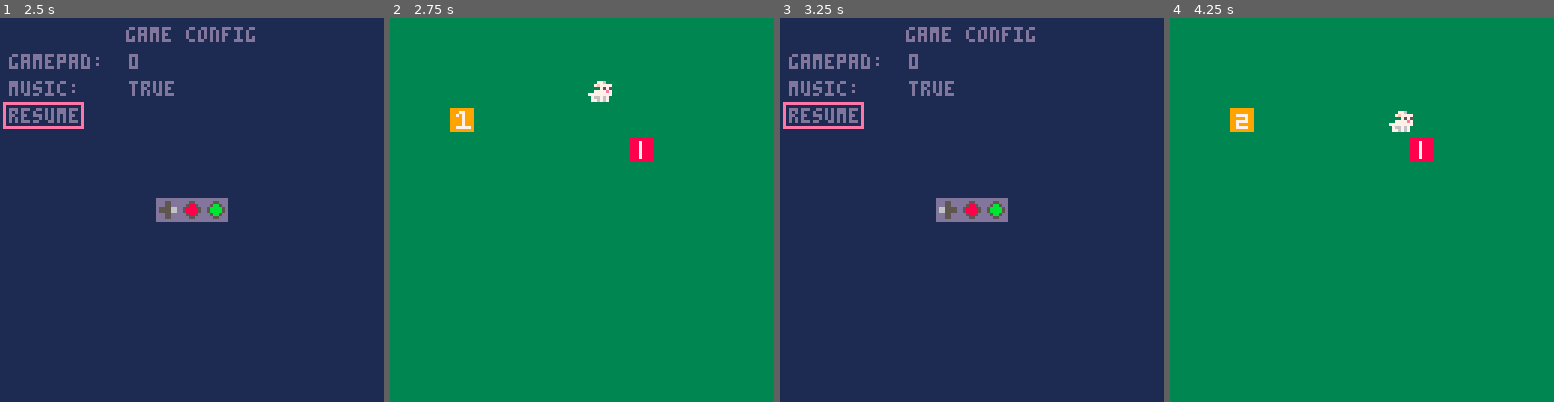
Above: before the commit, frames 1-4 (left to right).
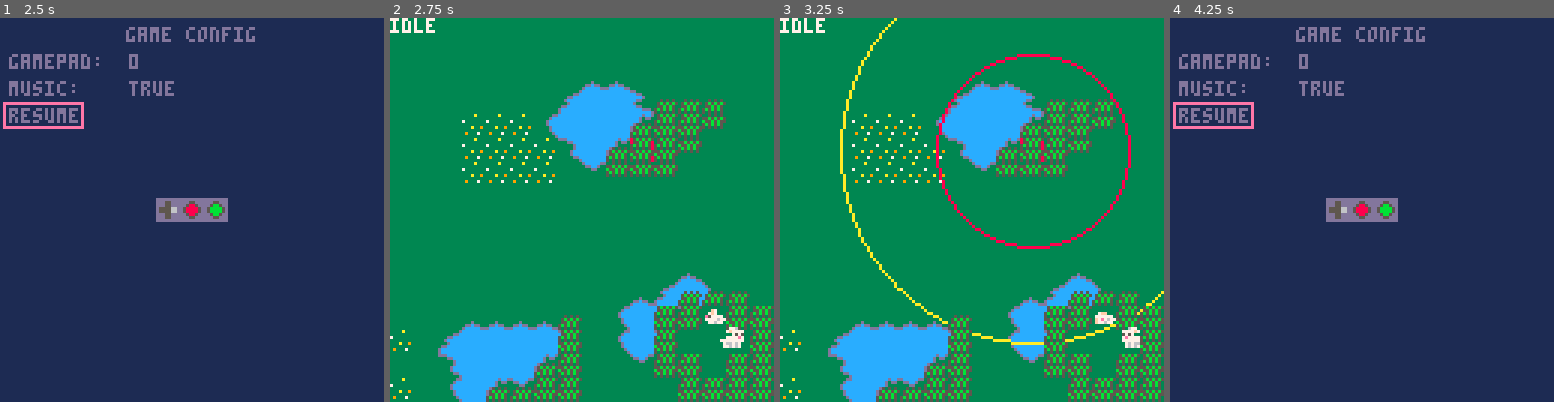
Above: after the commit, the same moments.

Repository: learnb/sleeping-bunnies
Game: PICO-8 cartridge sleeping-bunnies.p8
The game is run twice, just before and just after one commit, with the same random seed, the same clock (stepped at 60 frames per second) and the same inputs.
Inputs:
- Up to frame 1 (2.5 s): tap X (X key) at 0.33, 1.07, 1.85 s; tap O (Z key) at 0.7, 1.7, 2.1 s; hold Right 1.6-2.1 s; hold Up 2.15-2.42 s; hold Right from 2.47 s (still down)
- Up to frame 2 (2.75 s): keep holding Right; tap O (Z key) at 2.5 s
- Up to frame 3 (3.25 s): tap O (Z key) at 2.9 s; tap X (X key) at 2.97 s; release Right at 3.03 s; hold Left from 3.08 s (still down)
- Up to frame 4 (4.25 s): tap O (Z key) at 3.3, 3.7, 4.1 s; release Left at 3.58 s; hold Down 3.63-3.97 s; hold Right from 4.02 s (still down); tap X (X key) at 4.08 s

Frame 1 is identical in both runs. In frame 2, 21% of the frame differs, in the area x 0-100%, y 0-100%; in frame 3, 100%; in frame 4, 100%.

Commit message:
migrane day weee

Diff:
--- a/sleeping-bunnies.p8
+++ b/sleeping-bunnies.p8
@@ -13,7 +13,7 @@
   if paused then
     update_menu()
   else
-    if (btnp(5,pad)) then paused = not paused end
+    if (btn(4,pad) and btn(5,pad)) then paused = not paused end
     update_sim()
   end
 end
@@ -32,12 +32,23 @@
 end
 -->8
 function init_sim()
+  worldw = 128
+  worldh = 128
+
+  sniff_duration = 30*5
+  sniff_cooldown = 30*15
+  sniff_tick = 0
+  sniff_lock = false
+
+  -- rabbit
   rabbit = {}
-  rabbit.x = 60
-  rabbit.y = 20
+  rabbit.x = 104
+  rabbit.y = 102
   rabbit.hp = 100
   rabbit.speed = 1
   rabbit.radius = 4
+  rabbit.hidden = false
+  rabbit.sniff = false
 
   rabbit.move_sprites = {4, 5, 6, 5}
   rabbit.move_tick = 0
@@ -48,77 +59,222 @@
   rabbit.idle_tick = 0
   rabbit.idle_frame = 1
   rabbit.idle_step = 4
-  --rabbit.step = 4
   rabbit.state = "idle"
   rabbit.flip = false
 
+  -- bunnies
+  bun = {}
+  bun.x = 104
+  bun.y = 94
+  bun.radius = 12
+
+  bun.sprites = {16}
+  bun.tick = 0
+  bun.frame = 1
+  bun.step = 32
+
+  bun.idle_sprites = {17}
+  bun.idle_tick = 0
+  bun.idle_frame = 1
+  bun.idle_step = 16
+  bun.state = "idle"
+  bun.flip = false
+
+  -- predators
   fox = {}
-  fox.x = 20
-  fox.y = 30
-  fox.radius = 4
+  fox.x = 80
+  fox.y = 40
+  fox.aradius = 64
+  fox.cradius = 32
   fox.tick = 0
   fox.frame = 1
-  fox.step = 8
-  fox.sprites = {32, 33}
+  fox.step = 1
+  fox.sprites = {48, 49}
+  fox.state = "idle"
   fox.flip = false
-
-  food = {}
-  food.x = 80
-  food.y = 40
-  food.radius = 4
-  food.tick = 0
-  food.frame = 1
-  food.step = 1
-  food.sprites = {48, 49}
-  food.flip = false
 end
 
 function update_sim()
+  -- update sniff state
+  if (btnp(4, pad) and not sniff_lock) then
+    if (not rabbit.sniff) then
+      toggle_sniff_state()
+    end
+  end
+  if (rabbit.sniff or sniff_lock) then
+    sniff_tick = sniff_tick - 1
+    if (sniff_tick <= 0) then
+      if (sniff_lock) then -- end cooldown timer
+        sniff_lock = false
+      else -- end sniff effect
+        toggle_sniff_state()
+      end
+    end
+  end
+  -- update position
   moved = false
+  local t = {}
+  t.x = rabbit.x
+  t.y = rabbit.y
   if (btn(0,pad)) then -- btn left
     moved = true
-    rabbit.x=rabbit.x-1
+    t.x=t.x-1
+    if (not cmap(t)) then rabbit.x = t.x end
+    t.x = rabbit.x
     rabbit.flip = false
   end
   if (btn(1,pad)) then -- btn right
     moved = true
-    rabbit.x=rabbit.x+1
+    t.x=t.x+1
+    if (not cmap(t)) then rabbit.x = t.x end
+    t.x = rabbit.x
     rabbit.flip = true
   end
   if (btn(2,pad)) then -- btn down
     moved = true
-    rabbit.y=rabbit.y-1
+    t.y=t.y-1
+    if (not cmap(t)) then rabbit.y = t.y end
+    t.y = rabbit.y
   end
   if (btn(3,pad)) then -- btn up
     moved = true
-    rabbit.y=rabbit.y+1
-  end
+    t.y=t.y+1
+    if (not cmap(t)) then rabbit.y = t.y end
+  end
+  -- update animation state
   if (moved and rabbit.state == "idle") then
-    rabbit_change_state("move")
+    rabbit_change_anim_state("move")
   elseif (not moved and rabbit.state == "move") then
-    rabbit_change_state("idle")
+    rabbit_change_anim_state("idle")
   end
   if (rabbit.state == "idle") then ent_anim_idle(rabbit) end
   if (rabbit.state == "move") then ent_anim_move(rabbit) end
-  ent_anim(fox)
+  -- update hidden state
+  if (rabbit.hidden) then
+    if (not cgrass(rabbit)) then
+      -- exit hidden state
+      rabbit_change_hidden_state(false)
+    end
+  else
+    if (cgrass(rabbit)) then
+      -- enter hidden state
+      rabbit_change_hidden_state(true)
+    end
+  end
+  -- update bunnies
+  if (ent_dist(rabbit, bun) <= bun.radius) then
+    bun.state = ""
+  else
+    bun.state = "idle"
+  end
+  -- update predators
+  if (fox.state == "idle") then
+    if (ent_dist(rabbit, fox) <= fox.aradius) then
+      fox.state = "alert"
+    end
+  elseif (fox.state == "alert") then
+    if (ent_dist(rabbit, fox) > fox.aradius) then
+      fox.state = "idle"
+    elseif (not rabbit.hidden) then
+      if (ent_dist(rabbit, fox) <= fox.cradius) then
+        fox.state = "chase"
+      end
+    end
+  elseif (fox.state == "chase") then
+    if (rabbit.hidden) then
+      fox.state = "alert"
+    end
+  end
 end
 
 function draw_sim()
-  map(0,0,0,0,16,16)
+  -- background map layer
+  rectfill(0,0, 127,127, 3)
+  -- main map layer
+  map(0,0, 0,0, 16,16, 0x80)
+  -- bottom of entities
+  if (bun.state == "idle") then ent_draw_idle(bun)
+  else ent_draw(bun) end
   ent_draw(fox)
-  ent_draw(food)
-  if (rabbit.state == "idle") then ent_draw_idle(rabbit) end
-  if (rabbit.state == "move") then ent_draw_move(rabbit) end
-end
-
-
+  if (rabbit.sniff) then
+    circ(fox.x+4, fox.y+4, fox.cradius, 8)
+    circ(fox.x+4, fox.y+4, fox.aradius, 10)
+  end
+  if (rabbit.state == "idle") then ent_draw_idle(rabbit, false) end
+  if (rabbit.state == "move") then ent_draw_move(rabbit, false) end
+  -- tall grass map layer
+  map(16,0, 0,0, 16,16, 0x40)
+  -- top of entities
+  if (rabbit.state == "idle") then ent_draw_idle(rabbit, true) end
+  if (rabbit.state == "move") then ent_draw_move(rabbit, true) end
+
+  print(fox.state, 0,0, 7)
+end
 
 -->8
-function rabbit_change_state(_state)
+function toggle_sniff_state()
+  if (rabbit.sniff) then -- start cooldown timer
+    rabbit.sniff = false
+    sniff_tick = sniff_cooldown
+    sniff_lock = true
+  else -- start sniff effect
+    rabbit.sniff = true
+    sniff_tick = sniff_duration
+  end
+end
+function rabbit_change_anim_state(_state)
   rabbit.state = _state
   rabbit.tick = 0
 end
-
+function rabbit_change_hidden_state(_state)
+  rabbit.hidden = _state
+  if (_state) then sfx(3)
+  else sfx(4) end
+end
+function cgrass(o)
+  -- check "tall grass" tile collision
+  local offset = 4
+  local c = false
+  local x1=(o.x+offset)/8
+  local y1=(o.y+offset)/8
+  local x2=((o.x-offset)+7)/8
+  local y2=((o.y-offset)+7)/8
+  x1 = x1+16
+  x2 = x2+16
+  local a=fget(mget(x1,y1),6) -- top left
+  local b=fget(mget(x1,y2),6) -- bottom left
+  local c=fget(mget(x2,y2),6) -- bottm right
+  local d=fget(mget(x2,y1),6) -- top right
+  c = a or b or c or d
+  return c
+end
+function cmap(o)
+  local ct=false
+  local cb=false
+
+  -- check map tile collision
+  local x1=o.x/8
+  local y1=o.y/8
+  local x2=(o.x+7)/8
+  local y2=(o.y+7)/8
+  local a=fget(mget(x1,y1),0) -- top left
+  local b=fget(mget(x1,y2),0) -- bottom left
+  local c=fget(mget(x2,y2),0) -- bottm right
+  local d=fget(mget(x2,y1),0) -- top right
+  ct = a or b or c or d
+  -- check world bounds collision
+  cb = (o.x<0 or o.x+8>worldw or
+        o.y<0 or o.y+8>worldh)
+
+  return ct or cb
+end
+function ent_dist(a, b)
+  local x1=a.x+4
+  local x2=b.x+4
+  local y1=a.y+4
+  local y2=b.y+4
+  return sqrt((x2 - x1)^2 + (y2 - y1)^2)
+end
 -->8
 function init_menu()
   reset = true
@@ -182,15 +338,23 @@
   end
 end
 -->8
-function ent_draw_idle(ent)
-  spr(ent.idle_sprites[ent.idle_frame], ent.x, ent.y, 1, 1, ent.flip)
+function ent_draw_idle(ent, hidden)
+  if (hidden) then
+    spr(ent.idle_sprites[ent.idle_frame], ent.x, ent.y, 1, 0.6, ent.flip)
+  else
+    spr(ent.idle_sprites[ent.idle_frame], ent.x, ent.y, 1, 1, ent.flip)
+  end
 end
 function ent_anim_idle(ent)
   ent.idle_tick = (ent.idle_tick+1) % ent.idle_step
   if (ent.idle_tick == 0) ent.idle_frame = ent.idle_frame % #ent.idle_sprites+1
 end
-function ent_draw_move(ent)
-  spr(ent.move_sprites[ent.move_frame], ent.x, ent.y, 1, 1, ent.flip)
+function ent_draw_move(ent, hidden)
+  if (hidden) then
+    spr(ent.move_sprites[ent.move_frame], ent.x, ent.y, 1, 0.6, ent.flip)
+  else
+    spr(ent.move_sprites[ent.move_frame], ent.x, ent.y, 1, 1, ent.flip)
+  end
 end
 function ent_anim_move(ent)
   ent.move_tick = (ent.move_tick+1) % ent.move_step
@@ -198,6 +362,10 @@
 end
 function ent_draw(ent)
   spr(ent.sprites[ent.frame], ent.x, ent.y)
+end
+function ent_draw_aoe(ent)
+  circ(ent.x+4, ent.y+4, ent.cradius, 8)
+  circ(ent.x+4, ent.y+4, ent.aradius, 10)
 end
 function ent_anim(ent)
   ent.tick = (ent.tick+1) % ent.step
@@ -276,20 +444,82 @@
 
 
 
+…(24 lines of a section not shown)…
+__gff__
+0000000000000000000000000000000000000000000000000000000000000000000000000000000000000000000000000000000000000000000000000000000040404040004040404040408080808080808040008000408040404080818000000000000000004040400000808080000040404000000000000000000000000000
+0000000000000000000000000000000000000000000000000000000000000000000000000000000000000000000000000000000000000000000000000000000000000000000000000000000000000000000000000000000000000000000000000000000000000000000000000000000000000000000000000000000000000000
 __map__
-4040404040404040404040404040404000000000000000000000000000000000000000000000000000000000000000000000000000000000000000000000000000000000000000000000000000000000000000000000000000000000000000000000000000000000000000000000000000000000000000000000000000000000
-4040404040404040404040404040404000000000000000000000000000000000000000000000000000000000000000000000000000000000000000000000000000000000000000000000000000000000000000000000000000000000000000000000000000000000000000000000000000000000000000000000000000000000
-4040404040404040404040404040404000000000000000000000000000000000000000000000000000000000000000000000000000000000000000000000000000000000000000000000000000000000000000000000000000000000000000000000000000000000000000000000000000000000000000000000000000000000
-4040404040404040404040404040404000000000000000000000000000000000000000000000000000000000000000000000000000000000000000000000000000000000000000000000000000000000000000000000000000000000000000000000000000000000000000000000000000000000000000000000000000000000
-4040404040404040404040404040404000000000000000000000000000000000000000000000000000000000000000000000000000000000000000000000000000000000000000000000000000000000000000000000000000000000000000000000000000000000000000000000000000000000000000000000000000000000
-4040404040404040404040404040404000000000000000000000000000000000000000000000000000000000000000000000000000000000000000000000000000000000000000000000000000000000000000000000000000000000000000000000000000000000000000000000000000000000000000000000000000000000
-4040404040404040404040404040404000000000000000000000000000000000000000000000000000000000000000000000000000000000000000000000000000000000000000000000000000000000000000000000000000000000000000000000000000000000000000000000000000000000000000000000000000000000
-4040404040404040404040404040404000000000000000000000000000000000000000000000000000000000000000000000000000000000000000000000000000000000000000000000000000000000000000000000000000000000000000000000000000000000000000000000000000000000000000000000000000000000
-4040404040404040404040404040404000000000000000000000000000000000000000000000000000000000000000000000000000000000000000000000000000000000000000000000000000000000000000000000000000000000000000000000000000000000000000000000000000000000000000000000000000000000
-4040404040404040404040404040404000000000000000000000000000000000000000000000000000000000000000000000000000000000000000000000000000000000000000000000000000000000000000000000000000000000000000000000000000000000000000000000000000000000000000000000000000000000
-4040404040404040404040404040404000000000000000000000000000000000000000000000000000000000000000000000000000000000000000000000000000000000000000000000000000000000000000000000000000000000000000000000000000000000000000000000000000000000000000000000000000000000
-4040404040404040404040404040404000000000000000000000000000000000000000000000000000000000000000000000000000000000000000000000000000000000000000000000000000000000000000000000000000000000000000000000000000000000000000000000000000000000000000000000000000000000
-4040404040404040404040404040404000000000000000000000000000000000000000000000000000000000000000000000000000000000000000000000000000000000000000000000000000000000000000000000000000000000000000000000000000000000000000000000000000000000000000000000000000000000
-4040404040404040404040404040404000000000000000000000000000000000000000000000000000000000000000000000000000000000000000000000000000000000000000000000000000000000000000000000000000000000000000000000000000000000000000000000000000000000000000000000000000000000
-4040404040404040404040404040404000000000000000000000000000000000000000000000000000000000000000000000000000000000000000000000000000000000000000000000000000000000000000000000000000000000000000000000000000000000000000000000000000000000000000000000000000000000
-4040404040404040404040404040404000000000000000000000000000000000000000000000000000000000000000000000000000000000000000000000000000000000000000000000000000000000000000000000000000000000000000000000000000000000000000000000000000000000000000000000000000000000
+414141414141414141414141414141417d7d7d7d7d7d7d7d7d7d7d7d7d7d7d7d000000000000000000000000000000000000000000000000000000000000000000000000000000000000000000000000000000000000000000000000000000000000000000000000000000000000000000000000000000000000000000000000
+415050505050505050505050505041417d7d7d7d7d7d7d7d7d7d7d7d7d7d7d7d000000000000000000000000000000000000000000000000000000000000000000000000000000000000000000000000000000000000000000000000000000000000000000000000000000000000000000000000000000000000000000000000
+41505050505050504c4c5050505050417d7d7d7d7d7d7d7d7d7d7d7d7d7d7d7d000000000000000000000000000000000000000000000000000000000000000000000000000000000000000000000000000000000000000000000000000000000000000000000000000000000000000000000000000000000000000000000000
+405050504040406d5c5c6b50505050507d7d7d7d7d7d7d7d7d7d7d4040407d7d000000000000000000000000000000000000000000000000000000000000000000000000000000000000000000000000000000000000000000000000000000000000000000000000000000000000000000000000000000000000000000000000
+4150505151515b5c5c5c4b50505050507d7d7d7d7d7d7d7d7d7d404141427d7d000000000000000000000000000000000000000000000000000000000000000000000000000000000000000000000000000000000000000000000000000000000000000000000000000000000000000000000000000000000000000000000000
+405050515151514d5c4b4040505050507d7d7d7d7d7d7d7d7d404141427d7d7d000000000000000000000000000000000000000000000000000000000000000000000000000000000000000000000000000000000000000000000000000000000000000000000000000000000000000000000000000000000000000000000000
+41505051515151506c504141505050507d7d7d7d7d7d7d7d7d4242427d7d7d7d000000000000000000000000000000000000000000000000000000000000000000000000000000000000000000000000000000000000000000000000000000000000000000000000000000000000000000000000000000000000000000000000
+415050505050505050505050505050507d7d7d7d7d7d7d7d7d7d7d7d7d7d7d7d000000000000000000000000000000000000000000000000000000000000000000000000000000000000000000000000000000000000000000000000000000000000000000000000000000000000000000000000000000000000000000000000
+505050505050505050505050505050507d7d7d7d7d7d7d7d7d7d7d7d7d7d7d7d000000000000000000000000000000000000000000000000000000000000000000000000000000000000000000000000000000000000000000000000000000000000000000000000000000000000000000000000000000000000000000000000
+505050505050505050505050505050507d7d7d7d7d7d7d7d7d7d7d7d7d7d7d7d000000000000000000000000000000000000000000000000000000000000000000000000000000000000000000000000000000000000000000000000000000000000000000000000000000000000000000000000000000000000000000000000
+5050505050505050505050504c5050507d7d7d7d7d7d7d7d7d7d7d7d7d7d7d7d000000000000000000000000000000000000000000000000000000000000000000000000000000000000000000000000000000000000000000000000000000000000000000000000000000000000000000000000000000000000000000000000
+505050505050505050504c6d5c5d50507d7d7d7d7d7d7d7d7d7d7d7d4040407d000000000000000000000000000000000000000000000000000000000000000000000000000000000000000000000000000000000000000000000000000000000000000000000000000000000000000000000000000000000000000000000000
+5050504c4c4c4c50505b5c4b6c5050507d7d7d7d7d7d7d407d7d7d41417d4141000000000000000000000000000000000000000000000000000000000000000000000000000000000000000000000000000000000000000000000000000000000000000000000000000000000000000000000000000000000000000000000000
+51506d5c5c5c5c5d505b5c5d505050507d7d7d7d7d7d7d417d7d7d417d7d7d41000000000000000000000000000000000000000000000000000000000000000000000000000000000000000000000000000000000000000000000000000000000000000000000000000000000000000000000000000000000000000000000000
+50504d5c5c5c4b5050506c50505050507d7d7d7d7d7d40417d7d7d41417d4141000000000000000000000000000000000000000000000000000000000000000000000000000000000000000000000000000000000000000000000000000000000000000000000000000000000000000000000000000000000000000000000000
+51505b5c4b6c505050505050505050507d7d7d7d404041417d7d7d7d41414141000000000000000000000000000000000000000000000000000000000000000000000000000000000000000000000000000000000000000000000000000000000000000000000000000000000000000000000000000000000000000000000000
+0000000000000000000000000000000000000000ff0000000000000000000000000000000000000000000000000000000000000000000000000000000000000000000000000000000000000000000000000000000000000000000000000000000000000000000000000000000000000000000000000000000000000000000000
+…(34 lines of a section not shown)…
Not shown, changed: 40 lines of the sprite sheet (__gfx__) section of sleeping-bunnies.p8
Not shown, changed: the music (__music__) section of sleeping-bunnies.p8
Not shown, changed: the sound effects (__sfx__) section of sleeping-bunnies.p8
